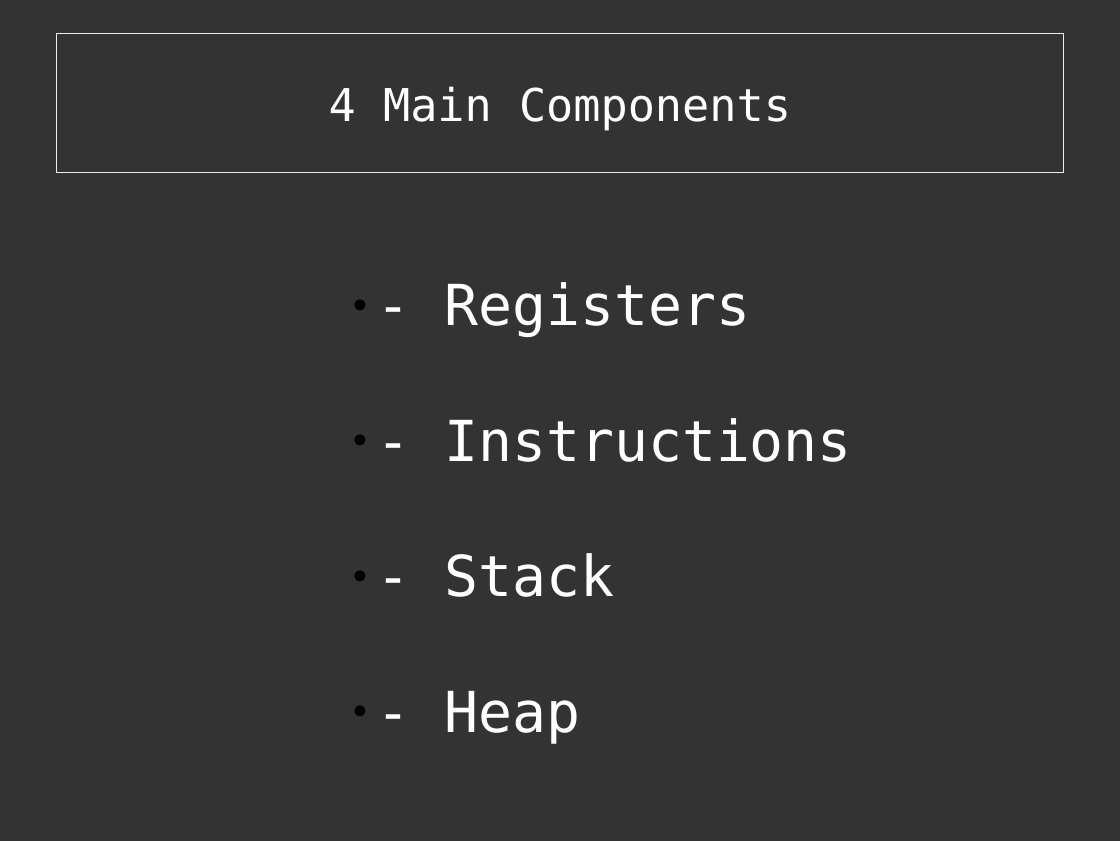
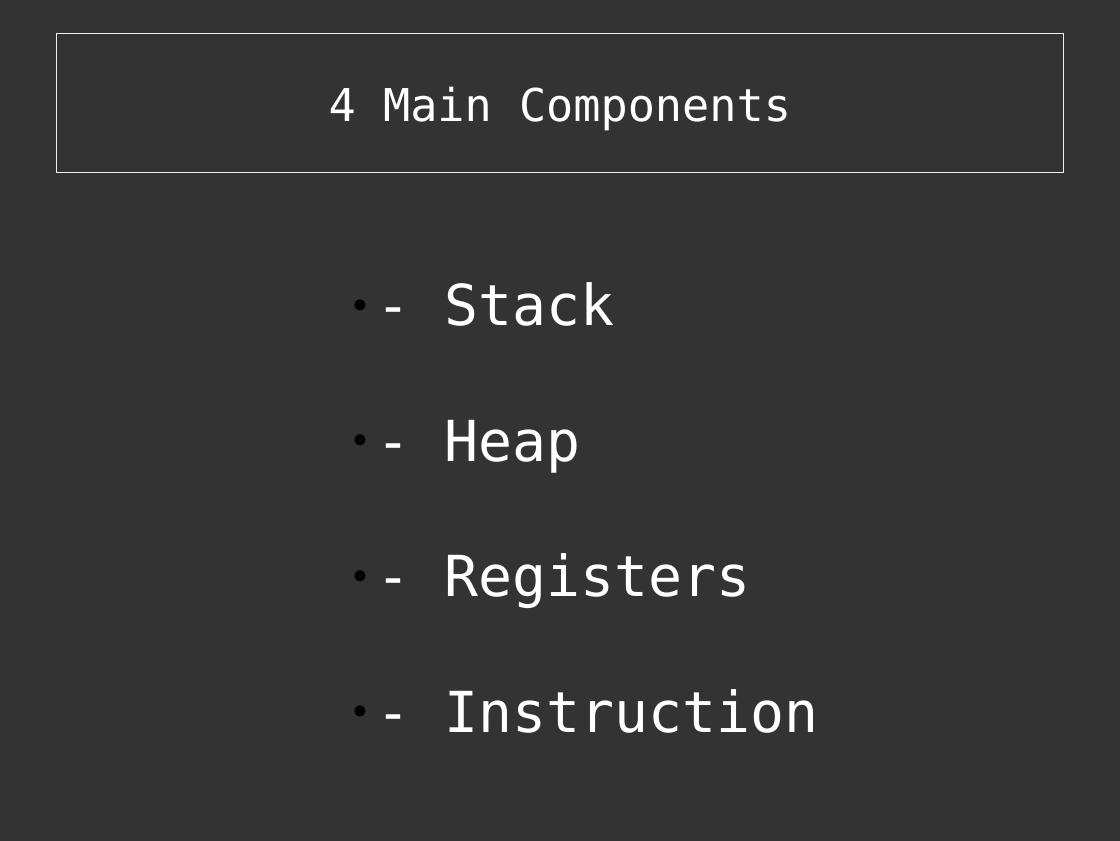
Before and after one commit to cExplr/Reversing_Basics, a slide deck: slide 12 of reversingBasics.odp. Drawn at 1120x841 pixels with LibreOffice and Linux fonts; fonts in the diff are those of the drawing. Boxes give left, top, right and bottom in pixels: in the first picture for what was removed or moved away, otherwise in the second. Text is boxed around its words. In the diff, an @@ line names an element or a change of style, - is before the commit and + after.

```diff
--- a/reversingBasics.odp
+++ b/reversingBasics.odp
@@ text at <box>444,282,852,462</box>: paragraphs removed @@
-● - Registers
-● - Instructions
@@ text at <box>444,553,818,733</box>: paragraphs added @@
+● - Registers
+● - Instruction
```
Also in this commit, not shown: 2 other slides changed, 35 slides added, 1 slide removed, 15 other files.
